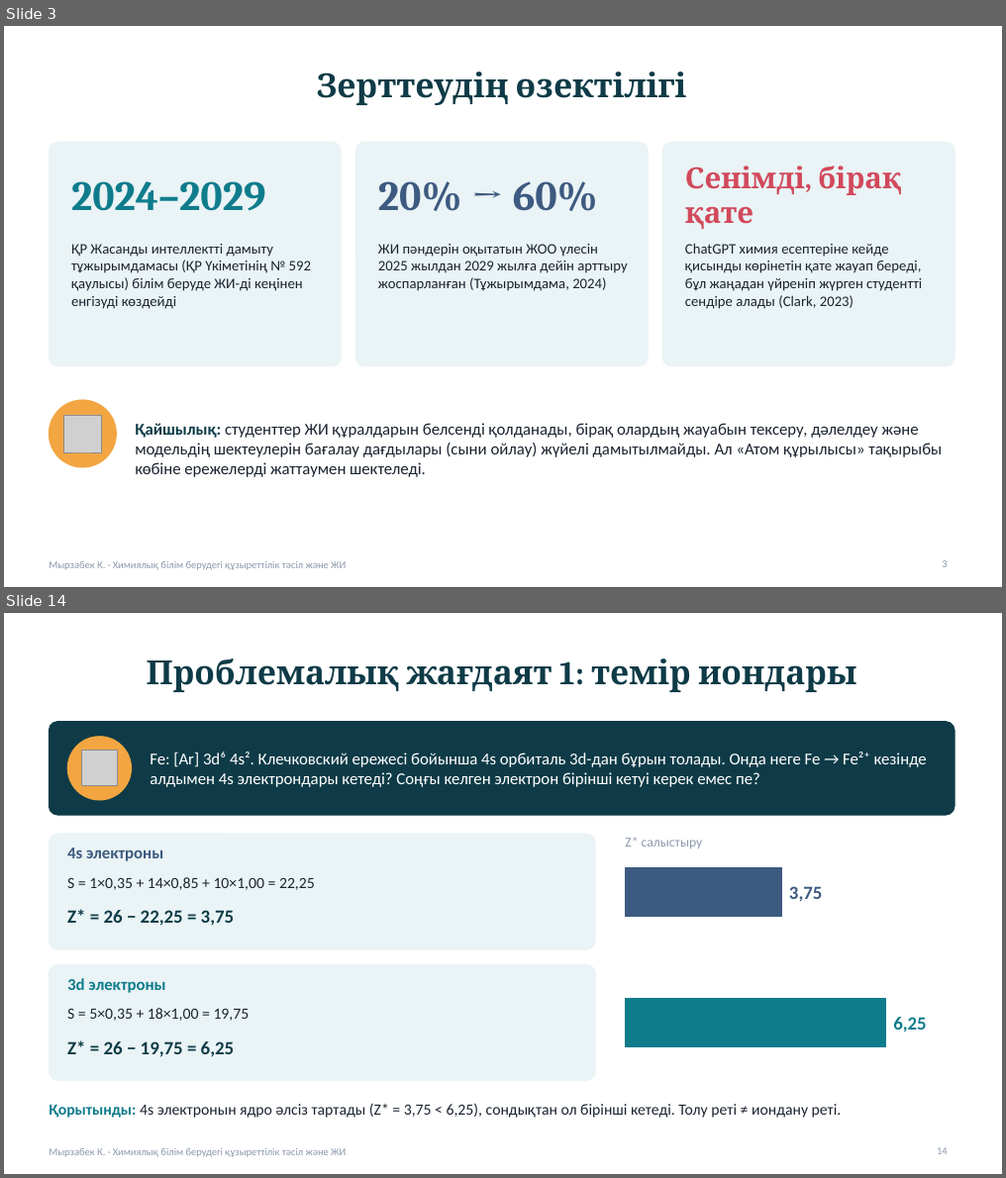
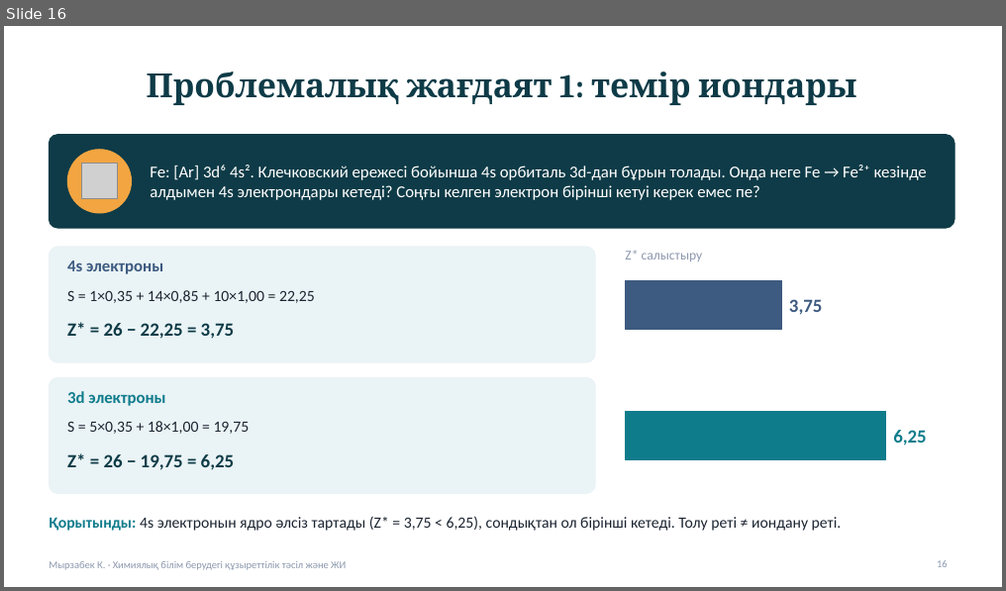
Before and after one commit to kamilamyrzabek6-hash/-, a slide deck: presentation/Slater_Kuzyrettilik_ZhI_Myrzabek.pptx. Shown one above the other, each under a label of ours: slides 3 and 14 before the commit, slide 16 after it; the slides between them are not shown. The pictures are 1006x1178 and 1006x591 pixels, drawn with LibreOffice and Linux fonts; fonts in the diff are those of the drawing; grey boxes stand for pictures. Boxes give left, top, right and bottom in pixels: in the first picture for what was removed or moved away, otherwise in the second. Text is boxed around its words. In the diff, an @@ line names an element or a change of style, - is before the commit and + after.

```diff
--- a/presentation/Slater_Kuzyrettilik_ZhI_Myrzabek.pptx
+++ b/presentation/Slater_Kuzyrettilik_ZhI_Myrzabek.pptx
@@ slide 3 removed at (4, 26, 1002, 587), background #FFFFFF; not listed: 1 template element that a slide beside it also shows @@
@@ title removed at (317, 72, 687, 105) @@
-Зерттеудің өзектілігі
@@ rounded rectangle removed at (49, 142, 341, 367) @@
@@ rounded rectangle removed at (355, 142, 648, 367) @@
@@ rounded rectangle removed at (662, 142, 954, 367) @@
@@ text removed at (685, 166, 901, 229) @@
-Сенімді, бірақ қате
@@ text removed at (71, 181, 265, 211) @@
-2024–2029
@@ text removed at (378, 181, 598, 211) @@
-20% → 60%
@@ text removed at (71, 244, 311, 309) @@
-ҚР Жасанды интеллектті дамыту тұжырымдамасы (ҚР Үкіметінің № 592 қаулысы) білім беруде ЖИ-ді кеңінен енгізуді көздейді
@@ text removed at (378, 244, 627, 291) @@
-ЖИ пәндерін оқытатын ЖОО үлесін 2025 жылдан 2029 жылға дейін арттыру жоспарланған (Тұжырымдама, 2024)
@@ text removed at (685, 243, 922, 309) @@
-ChatGPT химия есептеріне кейде қисынды көрінетін қате жауап береді, бұл жаңадан үйреніп жүрген студентті сендіре алады (Clark, 2023)
@@ ellipse removed at (49, 400, 116, 468) @@
@@ picture removed at (63, 415, 101, 453) @@
@@ text removed at (135, 423, 942, 477) @@
-Қайшылық: студенттер ЖИ құралдарын белсенді қолданады, бірақ олардың жауабын тексеру, дәлелдеу және модельдің шектеулерін бағалау дағдылары (сыни ойлау) жүйелі дамытылмайды. Ал «Атом құрылысы» тақырыбы көбіне ережелерді жаттаумен шектеледі.
@@ page number removed at (942, 561, 946, 568) @@
-3
@@ what was slide 14 is now slide 16 @@
@@ page number at (937, 561, 947, 568): text changed @@
-14
+16
```
Also in this commit, not shown: 8 slides changed, 10 slides added, 9 other slides removed, 1 other file.
